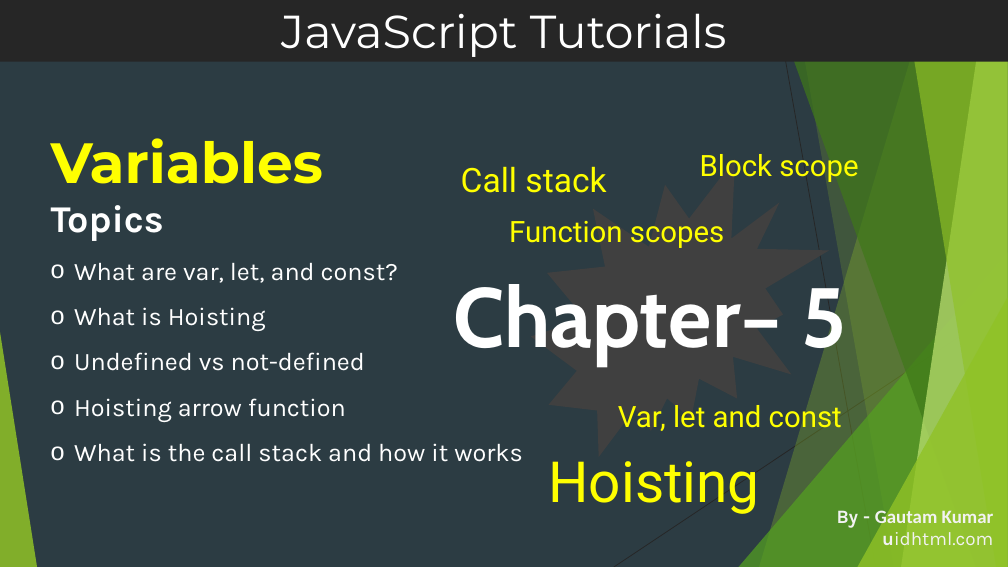
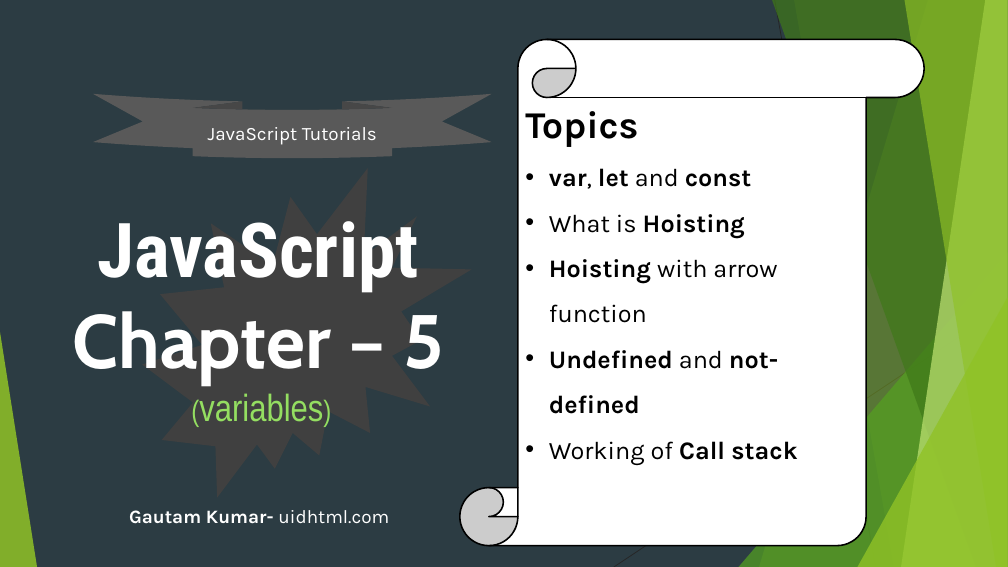
Before and after one commit to uidhtml/javascript-tutorials, a slide deck: slide 20 of Javascript Tutorials.pptx. Drawn at 1008x567 pixels with LibreOffice and Linux fonts; fonts in the diff are those of the drawing. Boxes give left, top, right and bottom in pixels: in the first picture for what was removed or moved away, otherwise in the second. Text is boxed around its words. In the diff, an @@ line names an element or a change of style, - is before the commit and + after.

Commit message:
Added chapter 7

```diff
--- a/Javascript Tutorials.pptx
+++ b/Javascript Tutorials.pptx
@@ vertical scroll added at <box>460,39,924,546</box>, fill #FFFFFF, outline #000000 1.5 pt, 24 pt, text #000000, bold @@
+Topics
+• var, let and const
+• What is Hoisting
+• Hoisting with arrow function
+• Undefined and not-defined
+• Working of Call stack
@@ ellipse ribbon "JavaScript Tutorials": place and size @@
-ellipse ribbon "JavaScript Tutorials" at <box>0,0,1008,61</box>
+ellipse ribbon "JavaScript Tutorials" at <box>93,94,492,158</box>
@@ ellipse ribbon "JavaScript Tutorials" at <box>93,94,492,158</box>: size 44 to 18 pt, font Montserrat to Karla; vertical alignment top to middle; rectangle to ellipse ribbon; fill #262626 to #595959 @@
@@ text removed at <box>51,138,523,462</box> @@
-Variables
-Topics
-o What are var, let, and const?
-o What is Hoisting
-o Undefined vs not-defined
-o Hoisting arrow function
-o What is the call stack and how it works
@@ text removed at <box>700,148,858,183</box> @@
-Block scope
@@ irregular seal: place and size @@
-irregular seal at <box>531,159,830,457</box>
+irregular seal at <box>142,168,472,498</box>
@@ text removed at <box>461,166,606,193</box> @@
-Call stack
@@ title at <box>73,221,444,422</box>: text changed; size 80 to 72 pt; font Cabin to Arial Narrow @@
-Chapter– 5
+JavaScript
+Chapter – 5
+(variables)
@@ text removed at <box>509,221,724,248</box> @@
-Function scopes
@@ text removed at <box>618,405,842,431</box> @@
-Var, let and const
@@ text removed at <box>548,461,759,514</box> @@
-Hoisting
@@ text at <box>129,510,389,524</box>: text changed; text colour #F2F2F2 to #FFFFFF @@
-By - Gautam Kumar
-uidhtml.com
+Gautam Kumar- uidhtml.com
```
Also in this commit, not shown: 1 other slide changed, 2 other files.
